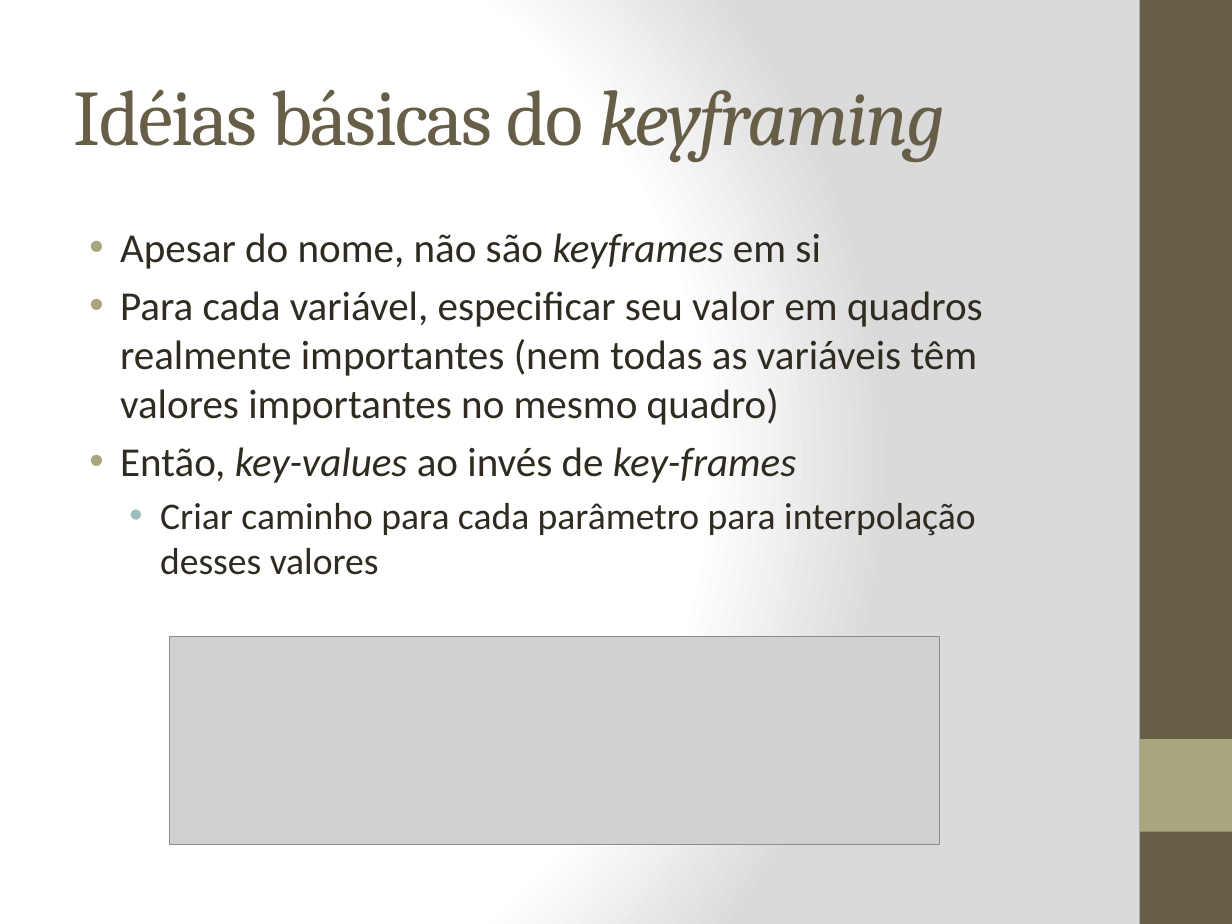
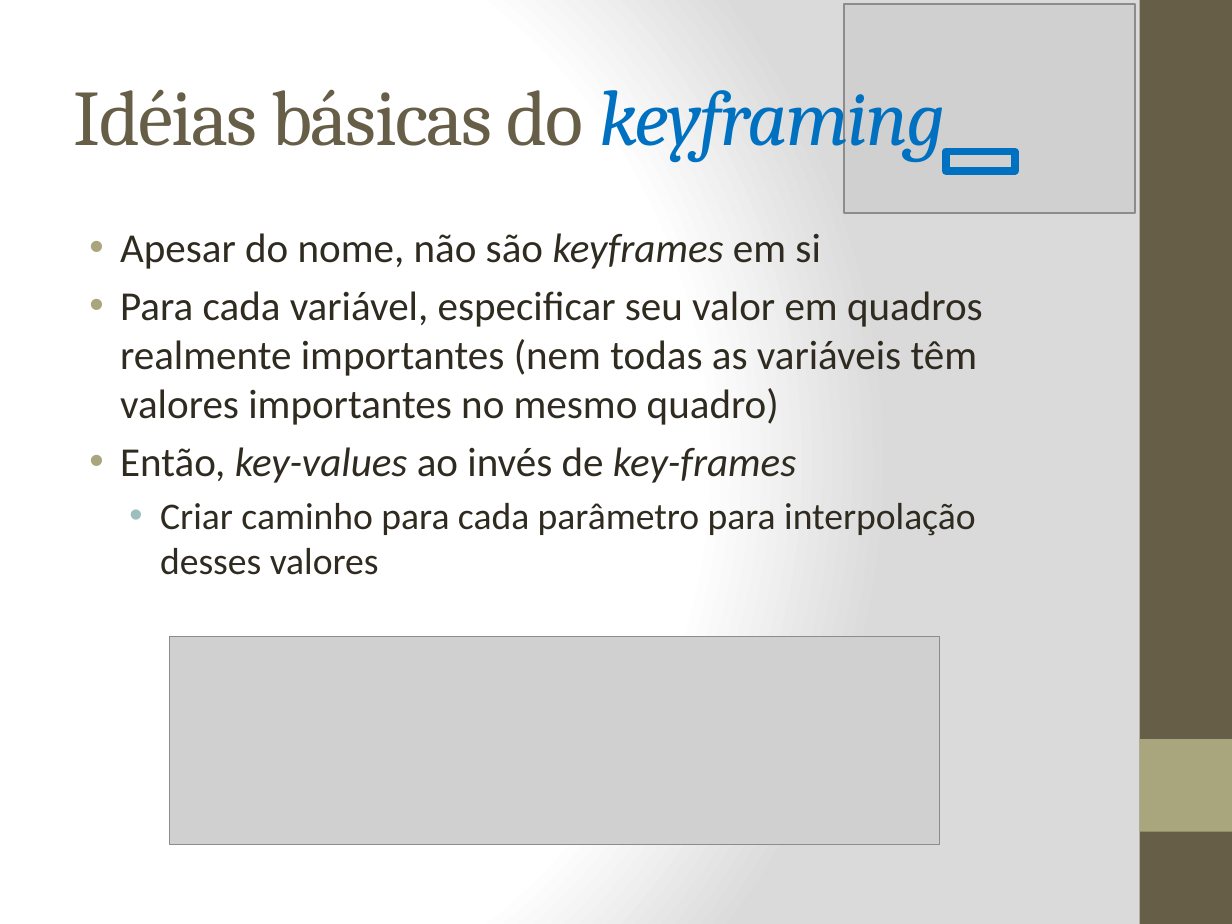
Before and after one commit to fegemo/cefet-cg, a slide deck: slide 17 of attachments/AnimacaoFlavioCoutinho.pptx. Drawn at 1232x924 pixels with LibreOffice and Linux fonts; fonts in the diff are those of the drawing; grey boxes stand for pictures. Boxes give left, top, right and bottom in pixels: in the first picture for what was removed or moved away, otherwise in the second. Text is boxed around its words. In the diff, an @@ line names an element or a change of style, - is before the commit and + after.

```diff
--- a/attachments/AnimacaoFlavioCoutinho.pptx
+++ b/attachments/AnimacaoFlavioCoutinho.pptx
@@ picture added at box(844, 4, 1135, 213) @@
@@ title "Idéias básicas do keyframing" at box(74, 73, 945, 162): text colour #675E47 to #0070C0 in "keyframing" @@
@@ rectangle added at box(946, 152, 1015, 171), outline #0070C0 4.5 pt @@
```
Also in this commit, not shown: 12 other slides changed, 1 slide added, 25 other files.
